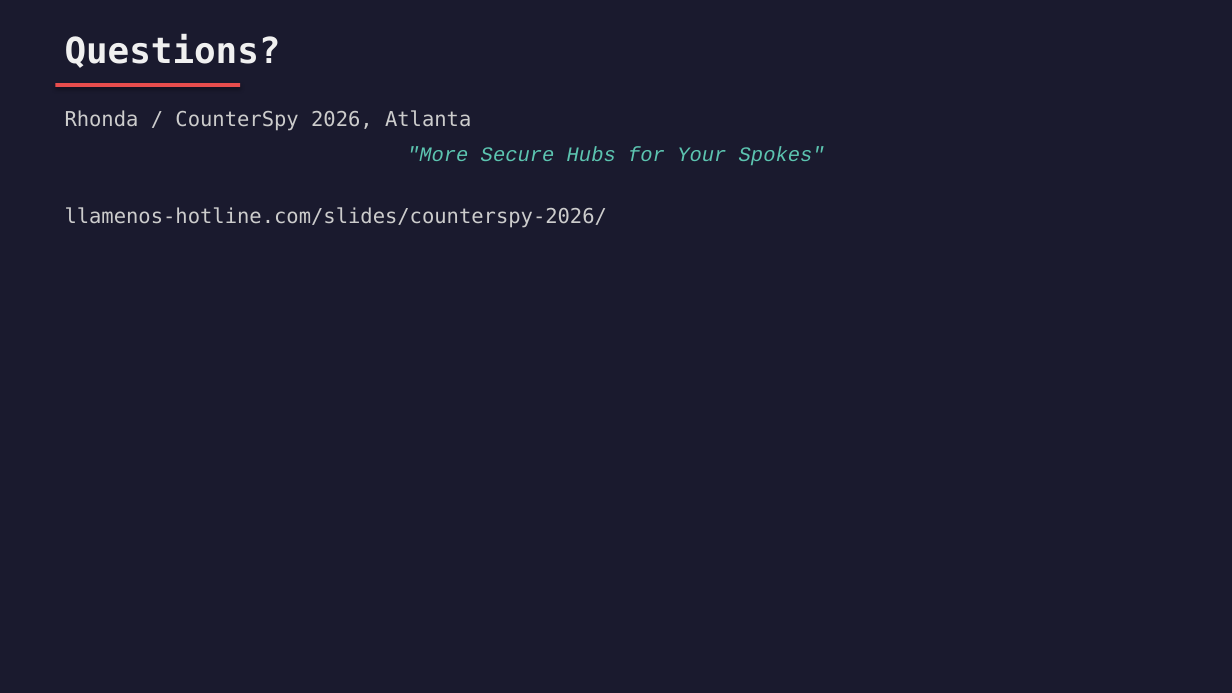
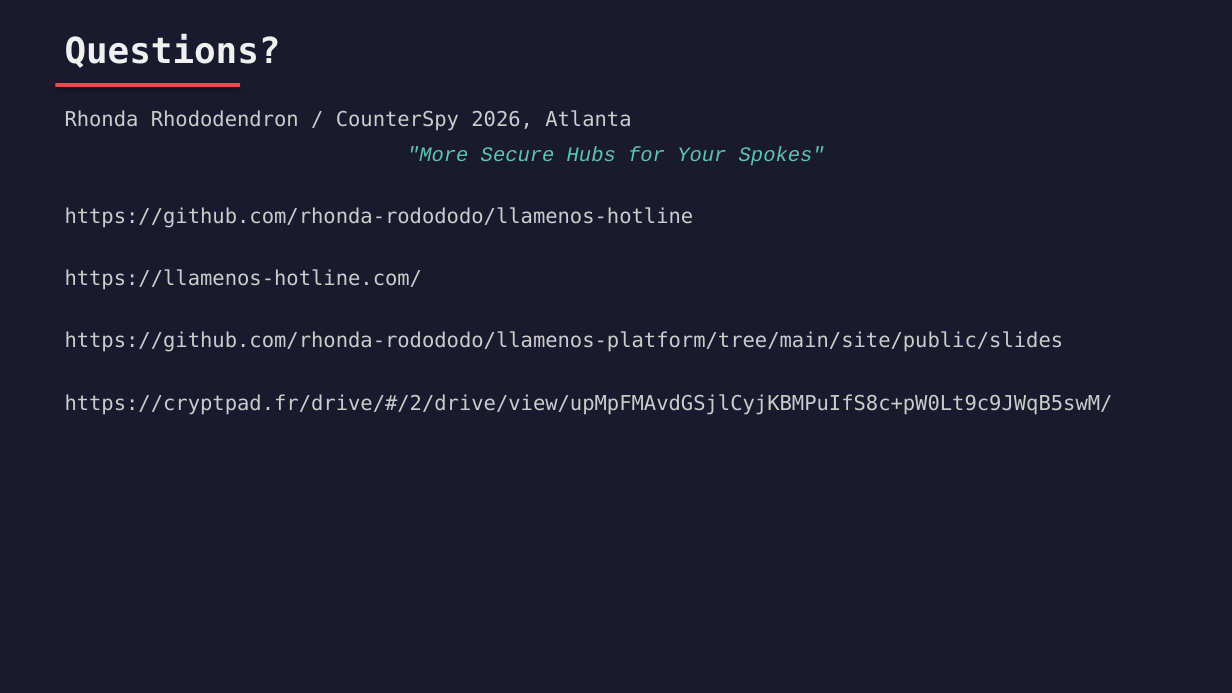
Before and after one commit to rhonda-rodododo/llamenos-platform, a slide deck: slide 53 of site/public/slides/counterspy-2026-ready.odp. Drawn at 1232x693 pixels with LibreOffice and Linux fonts; fonts in the diff are those of the drawing. Boxes give left, top, right and bottom in pixels: in the first picture for what was removed or moved away, otherwise in the second. Text is boxed around its words. In the diff, an @@ line names an element or a change of style, - is before the commit and + after.

Commit message:
docs: add cryptpad link

```diff
--- a/site/public/slides/counterspy-2026-ready.odp
+++ b/site/public/slides/counterspy-2026-ready.odp
@@ text at bbox=[65, 110, 631, 131]: text changed @@
-Rhonda / CounterSpy 2026, Atlanta
+Rhonda Rhododendron / CounterSpy 2026, Atlanta
@@ text at bbox=[65, 207, 1113, 415]: text changed @@
-llamenos-hotline.com/slides/counterspy-2026/
+https://github.com/rhonda-rodododo/llamenos-hotline
+https://llamenos-hotline.com/
+https://github.com/rhonda-rodododo/llamenos-platform/tree/main/site/public/slides
+https://cryptpad.fr/drive/#/2/drive/view/upMpFMAvdGSjlCyjKBMPuIfS8c+pW0Lt9c9JWqB5swM/
```
Also in this commit, not shown: 1 other file.
